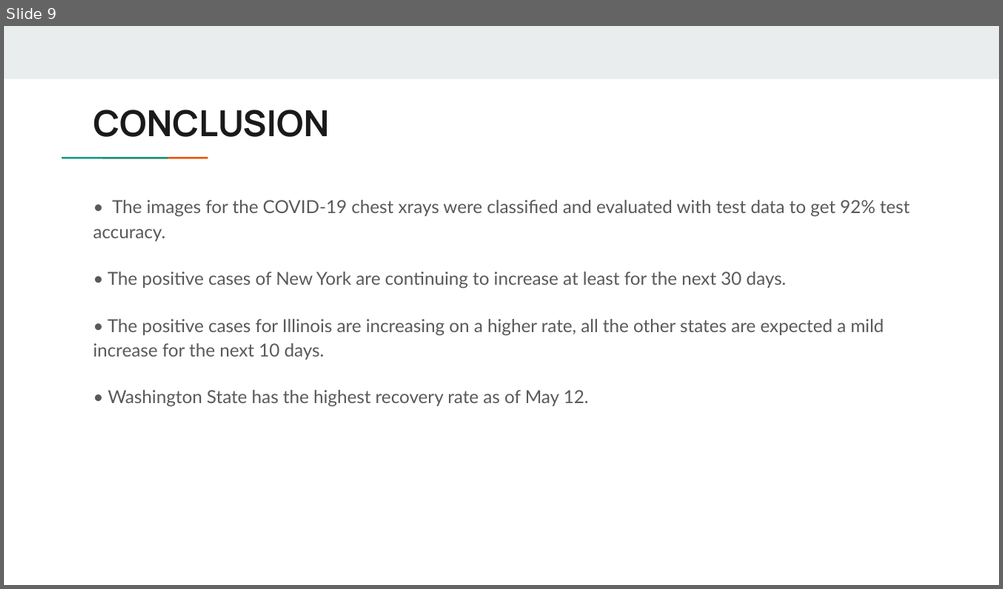
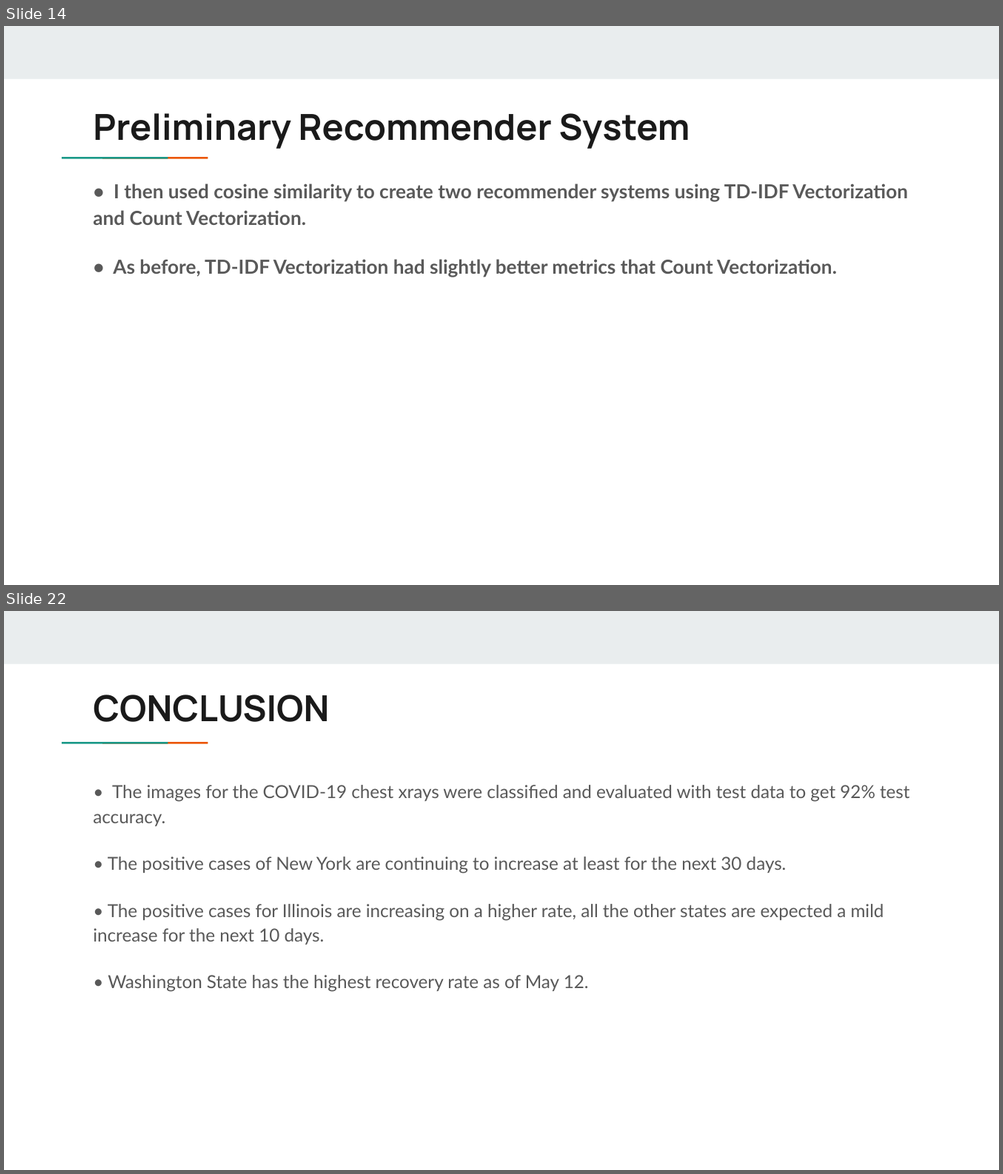
Before and after one commit to matthewshawnkehoe/Data-Science-Projects, a slide deck: Capstone Projects/Final_Capstone_NLP_Search_Recommendation/Recommender_System_Trip_Advisor.pptx. Shown one above the other, each under a label of ours: slide 9 before the commit, slides 14 and 22 after it; the slides between them are not shown. The pictures are 1003x589 and 1003x1174 pixels, drawn with LibreOffice and Linux fonts; fonts in the diff are those of the drawing. Boxes give left, top, right and bottom in pixels: in the first picture for what was removed or moved away, otherwise in the second. Text is boxed around its words. In the diff, an @@ line names an element or a change of style, - is before the commit and + after.

```diff
--- a/Capstone Projects/Final_Capstone_NLP_Search_Recommendation/Recommender_System_Trip_Advisor.pptx
+++ b/Capstone Projects/Final_Capstone_NLP_Search_Recommendation/Recommender_System_Trip_Advisor.pptx
@@ slide 14 added at (4,26,999,585), background #FFFFFF; not listed: 3 template elements that a slide beside it also shows @@
@@ title added at (93,113,690,149), 26 pt, text #1A1A1A, bold @@
+Preliminary Recommender System
@@ text added at (93,184,908,278), 14 pt, text #595959, bold @@
+• I then used cosine similarity to create two recommender systems using TD-IDF Vectorization and Count Vectorization.
+• As before, TD-IDF Vectorization had slightly better metrics that Count Vectorization.
@@ what was slide 9 is now slide 22 @@
```
Also in this commit, not shown: 2 slides changed, 12 other slides added.
